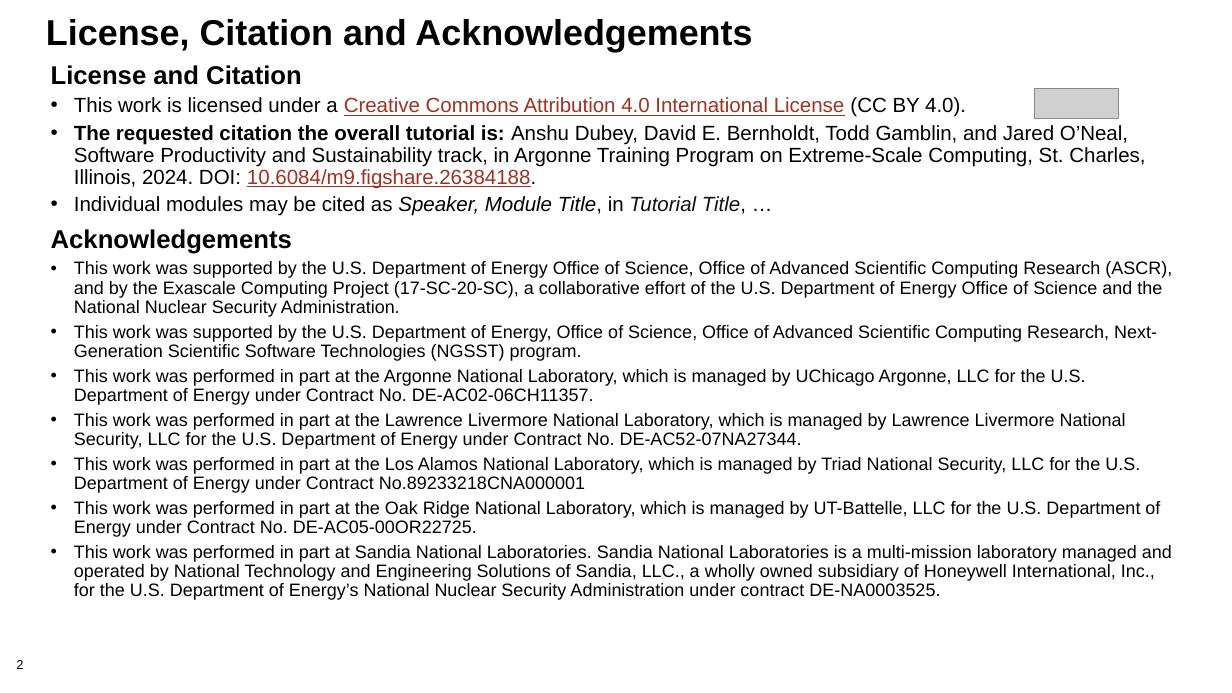
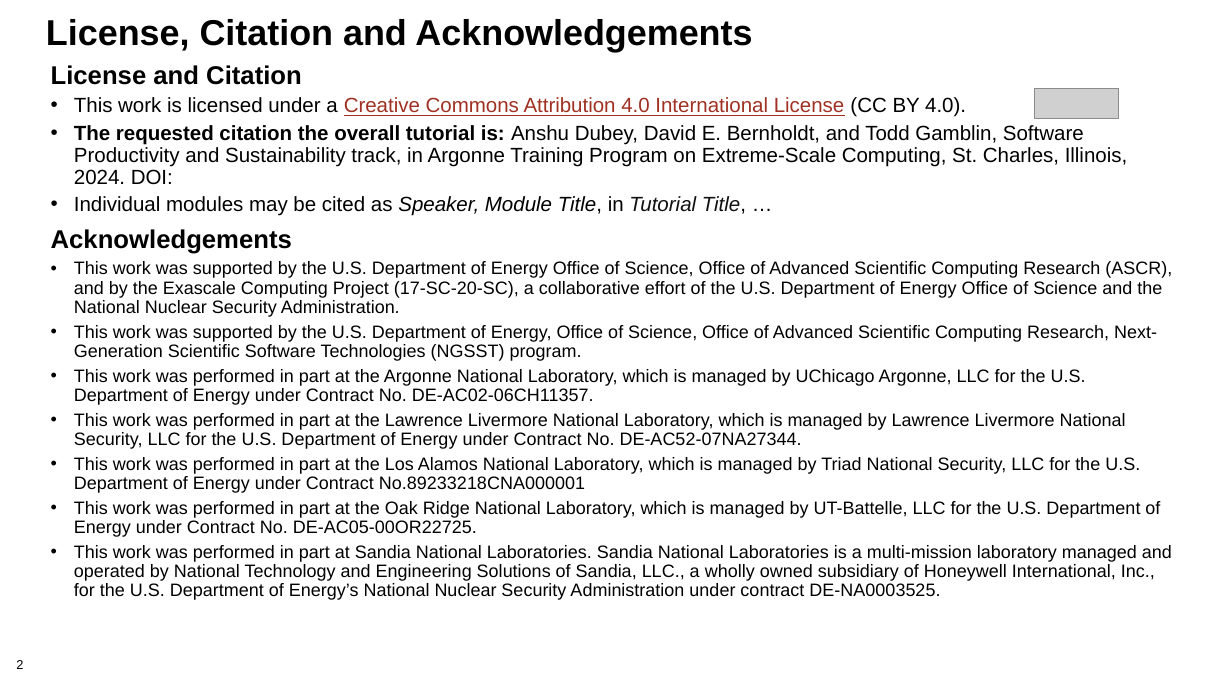
Before and after one commit to bssw-tutorial/presentations, a slide deck: slide 2 of design.pptx. Drawn at 1232x693 pixels with LibreOffice and Linux fonts; fonts in the diff are those of the drawing; grey boxes stand for pictures. Boxes give left, top, right and bottom in pixels: in the first picture for what was removed or moved away, otherwise in the second. Text is boxed around its words. In the diff, an @@ line names an element or a change of style, - is before the commit and + after.

```diff
--- a/design.pptx
+++ b/design.pptx
@@ text at (x1=74, y1=125, x2=1128, y2=185): text changed @@
-• The requested citation the overall tutorial is: Anshu Dubey, David E. Bernholdt, Todd Gamblin, and Jared O’Neal, Software Productivity and Sustainability track, in Argonne Training Program on Extreme-Scale Computing, St. Charles, Illinois, 2024. DOI: 10.6084/m9.figshare.26384188.
+• The requested citation the overall tutorial is: Anshu Dubey, David E. Bernholdt, and Todd Gamblin, Software Productivity and Sustainability track, in Argonne Training Program on Extreme-Scale Computing, St. Charles, Illinois, 2024. DOI:
```
Also in this commit, not shown: 6 other slides changed, 10 slides added, 10 slides removed, 1 other file.
